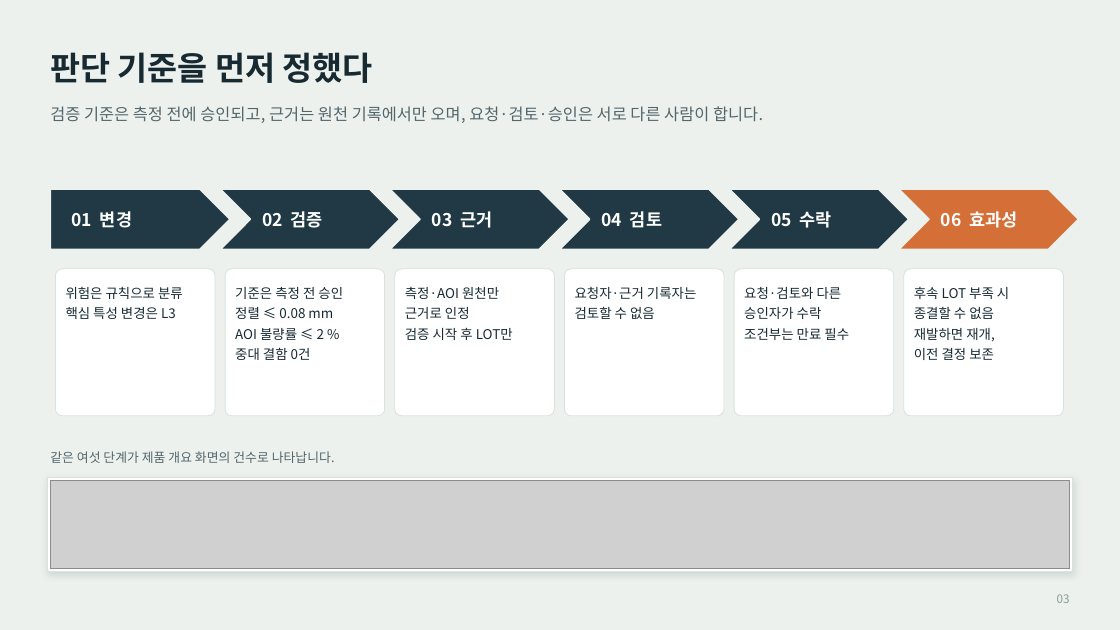
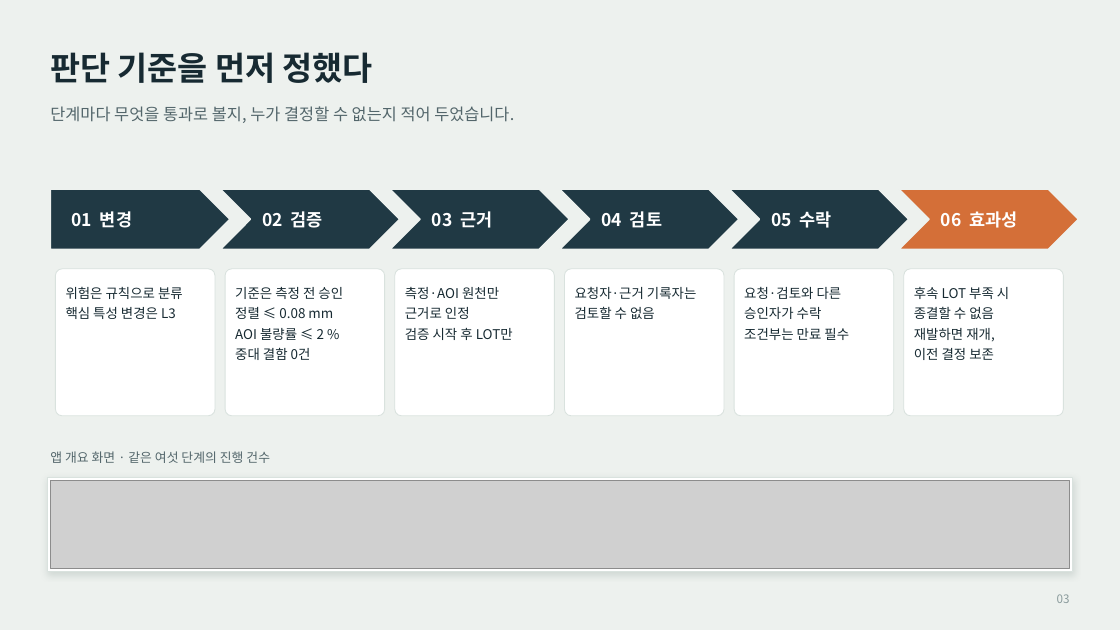
Before and after one commit to antvinas/FabAssure, a slide deck: slide 3 of portfolio/FabAssure-SKhynix.pptx. Drawn at 1120x630 pixels with LibreOffice and Linux fonts; fonts in the diff are those of the drawing; grey boxes stand for pictures. Boxes give left, top, right and bottom in pixels: in the first picture for what was removed or moved away, otherwise in the second. Text is boxed around its words. In the diff, an @@ line names an element or a change of style, - is before the commit and + after.

```diff
--- a/portfolio/FabAssure-SKhynix.pptx
+++ b/portfolio/FabAssure-SKhynix.pptx
@@ text at (50,106,514,123): text changed @@
-검증 기준은 측정 전에 승인되고, 근거는 원천 기록에서만 오며, 요청·검토·승인은 서로 다른 사람이 합니다.
+단계마다 무엇을 통과로 볼지, 누가 결정할 수 없는지 적어 두었습니다.
@@ text at (50,451,270,463): text changed @@
-같은 여섯 단계가 제품 개요 화면의 건수로 나타납니다.
+앱 개요 화면 · 같은 여섯 단계의 진행 건수
```
Also in this commit, not shown: 9 other slides changed, 2 other files.
